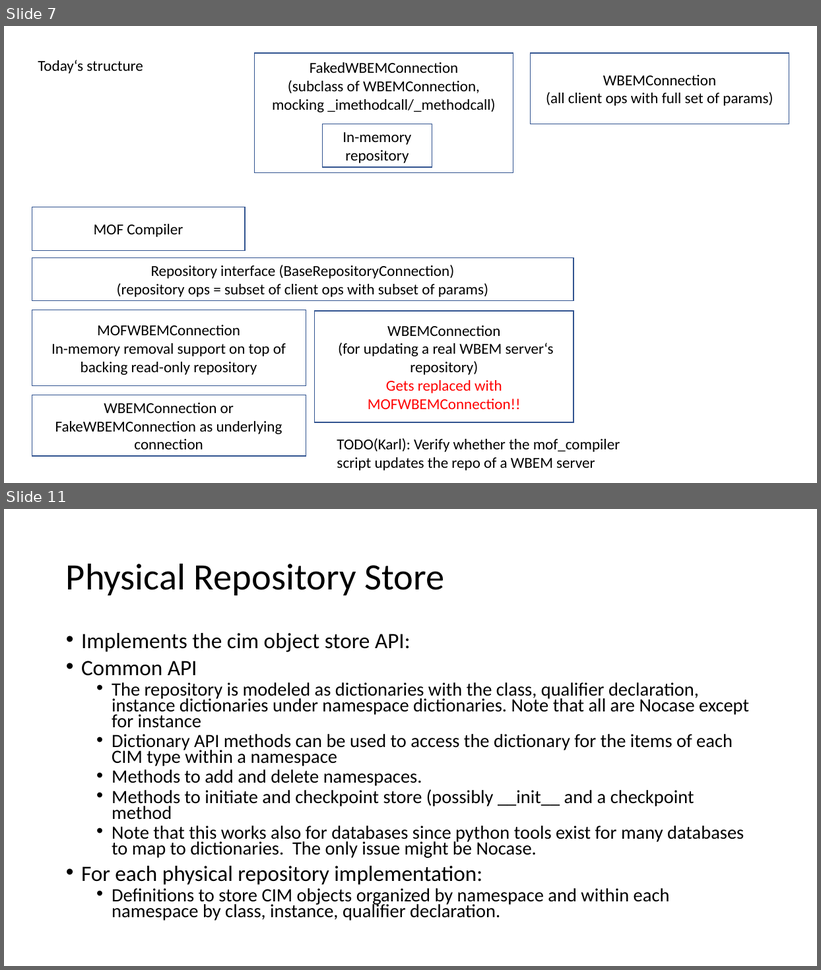
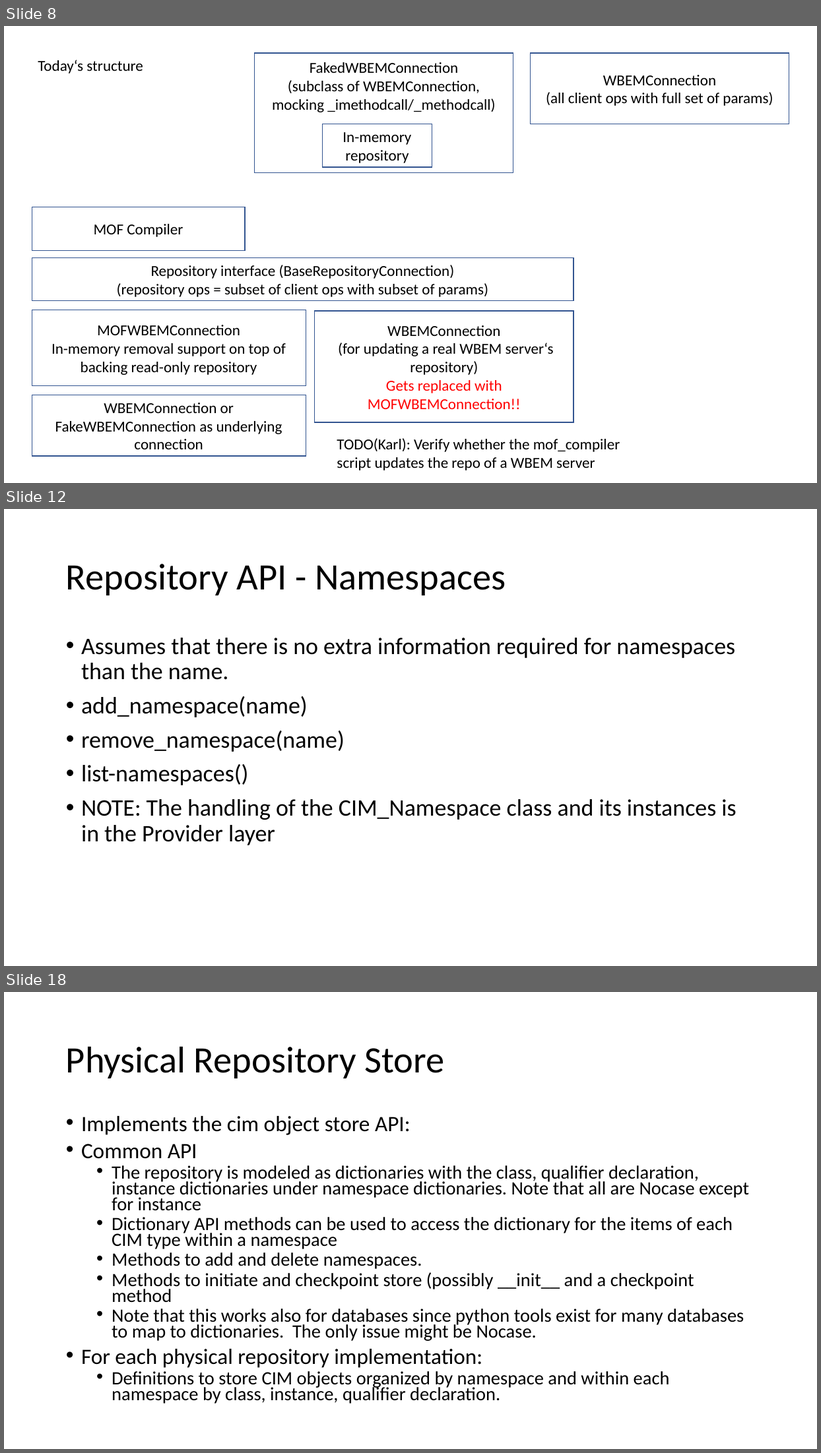
Before and after one commit to pywbem/pywbem, a slide deck: design/RepositoryStructure.pptx. Shown one above the other, each under a label of ours: slides 7 and 11 before the commit, slides 8, 12 and 18 after it; the slides between them are not shown. The pictures are 821x970 and 821x1453 pixels, drawn with LibreOffice and Linux fonts; fonts in the diff are those of the drawing. Boxes give left, top, right and bottom in pixels: in the first picture for what was removed or moved away, otherwise in the second. Text is boxed around its words. In the diff, an @@ line names an element or a change of style, - is before the commit and + after.

```diff
--- a/design/RepositoryStructure.pptx
+++ b/design/RepositoryStructure.pptx
@@ slide 12 added at [4,509,817,966], background #FFFFFF @@
@@ title added at [66,564,506,595], 44 pt, text #000000 @@
+Repository API - Namespaces
@@ text added at [81,638,736,846], 28 pt, text #000000 @@
+• Assumes that there is no extra information required for namespaces than the name.
+• add_namespace(name)
+• remove_namespace(name)
+• list-namespaces()
+• NOTE: The handling of the CIM_Namespace class and its instances is in the Provider layer
@@ what was slide 7 is now slide 8 @@
@@ what was slide 11 is now slide 18 @@
```
Also in this commit, not shown: 4 slides changed, 7 other slides added.
